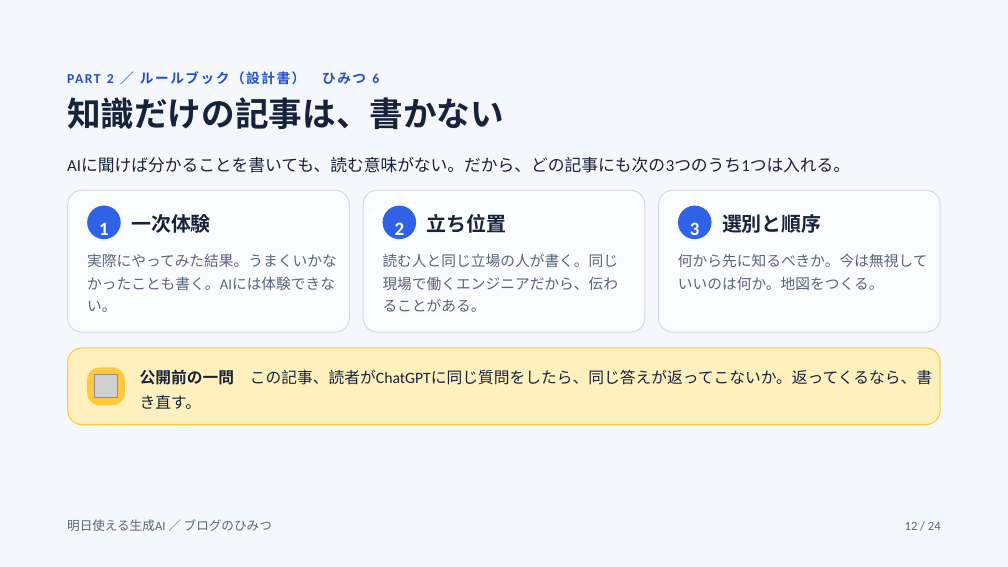
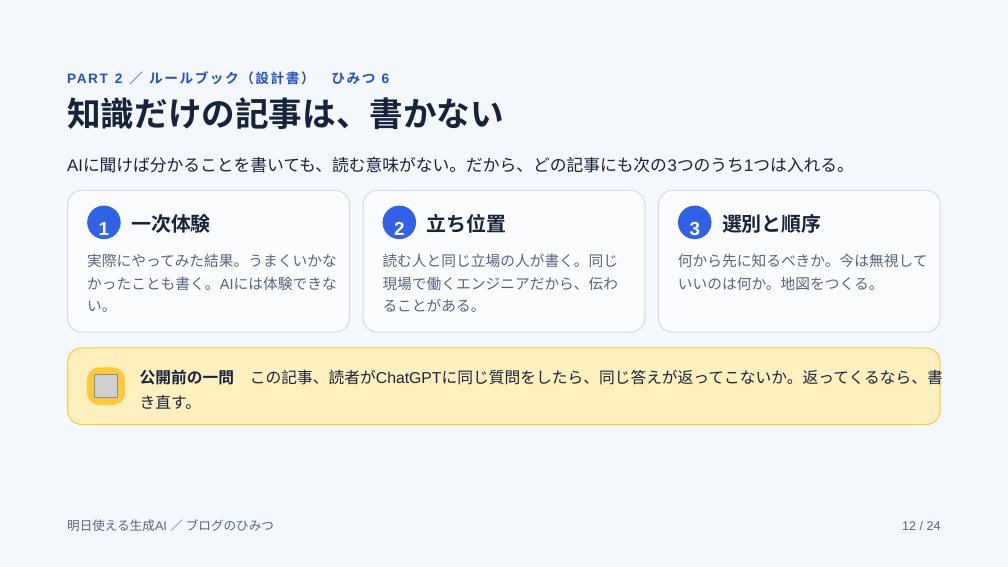
Before and after one commit to raindrop-aqua/blog-ap-sys, a slide deck: slide 12 of docs/reference/blog-secrets-slides/export/ブログのひみつ（仕組みと運営）.pptx. Drawn at 1008x567 pixels with LibreOffice and Linux fonts; fonts in the diff are those of the drawing; grey boxes stand for pictures. Boxes give left, top, right and bottom in pixels: in the first picture for what was removed or moved away, otherwise in the second. Text is boxed around its words. In the diff, an @@ line names an element or a change of style, - is before the commit and + after.

```diff
--- a/docs/reference/blog-secrets-slides/export/ブログのひみつ（仕組みと運営）.pptx
+++ b/docs/reference/blog-secrets-slides/export/ブログのひみつ（仕組みと運営）.pptx
@@ font Calibri to Arial in 6 elements at (115,70,390,88), (67,158,854,173), (87,254,337,312), (140,367,943,409), (67,519,274,531), (902,521,941,530) @@
```
Also in this commit, not shown: 23 other slides changed, 2 other files.
